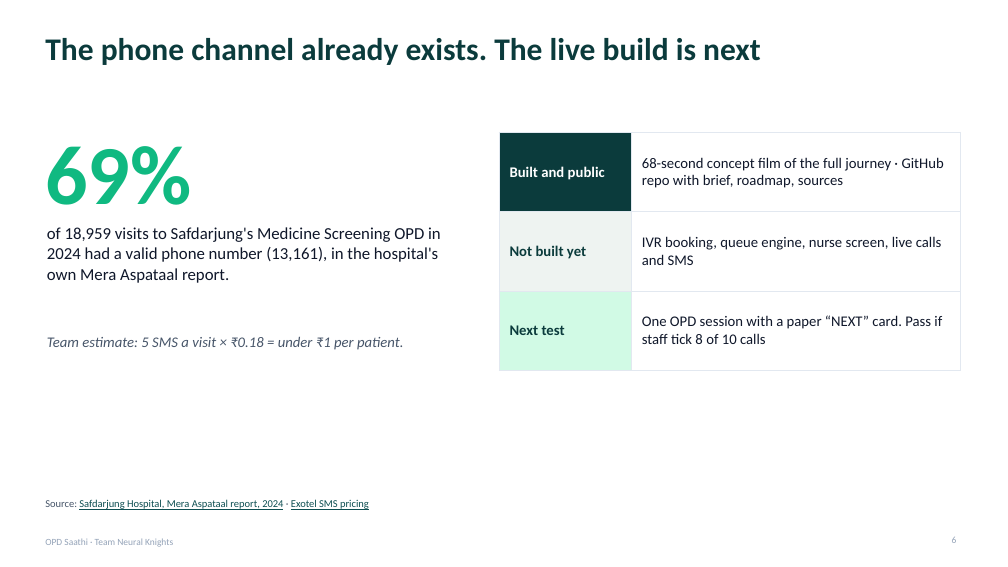
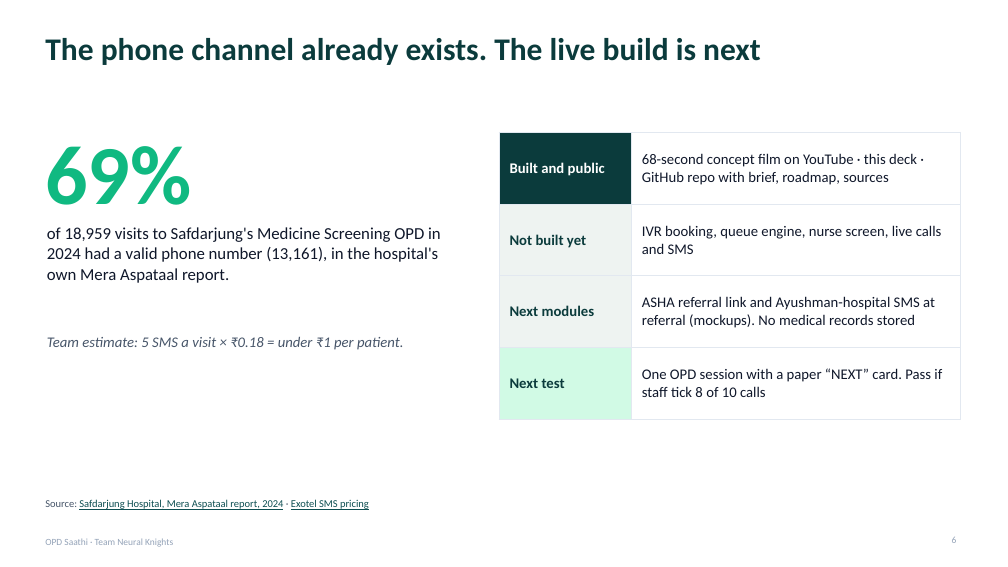
Before and after one commit to abhishekgoswami0720/opd-saathi, a slide deck: slide 6 of submission/OPD-Saathi-Team-Neural-Knights.pptx. Drawn at 1008x567 pixels with LibreOffice and Linux fonts; fonts in the diff are those of the drawing. Boxes give left, top, right and bottom in pixels: in the first picture for what was removed or moved away, otherwise in the second. Text is boxed around its words. In the diff, an @@ line names an element or a change of style, - is before the commit and + after.

Commit message:
Sync README, brief and deck with published video, article and posts

```diff
--- a/submission/OPD-Saathi-Team-Neural-Knights.pptx
+++ b/submission/OPD-Saathi-Team-Neural-Knights.pptx
@@ table at [499, 132, 960, 401] @@
-row 1, column 2: 68-second concept film of the full journey · GitHub repo with brief, roadmap, sources
+row 1, column 2: 68-second concept film on YouTube · this deck · GitHub repo with brief, roadmap, sources
+row 3: Next modules | ASHA referral link and Ayushman-hospital SMS at referral (mockups). No medical records stored
```
Also in this commit, not shown: 2 other slides changed, 3 other files.
